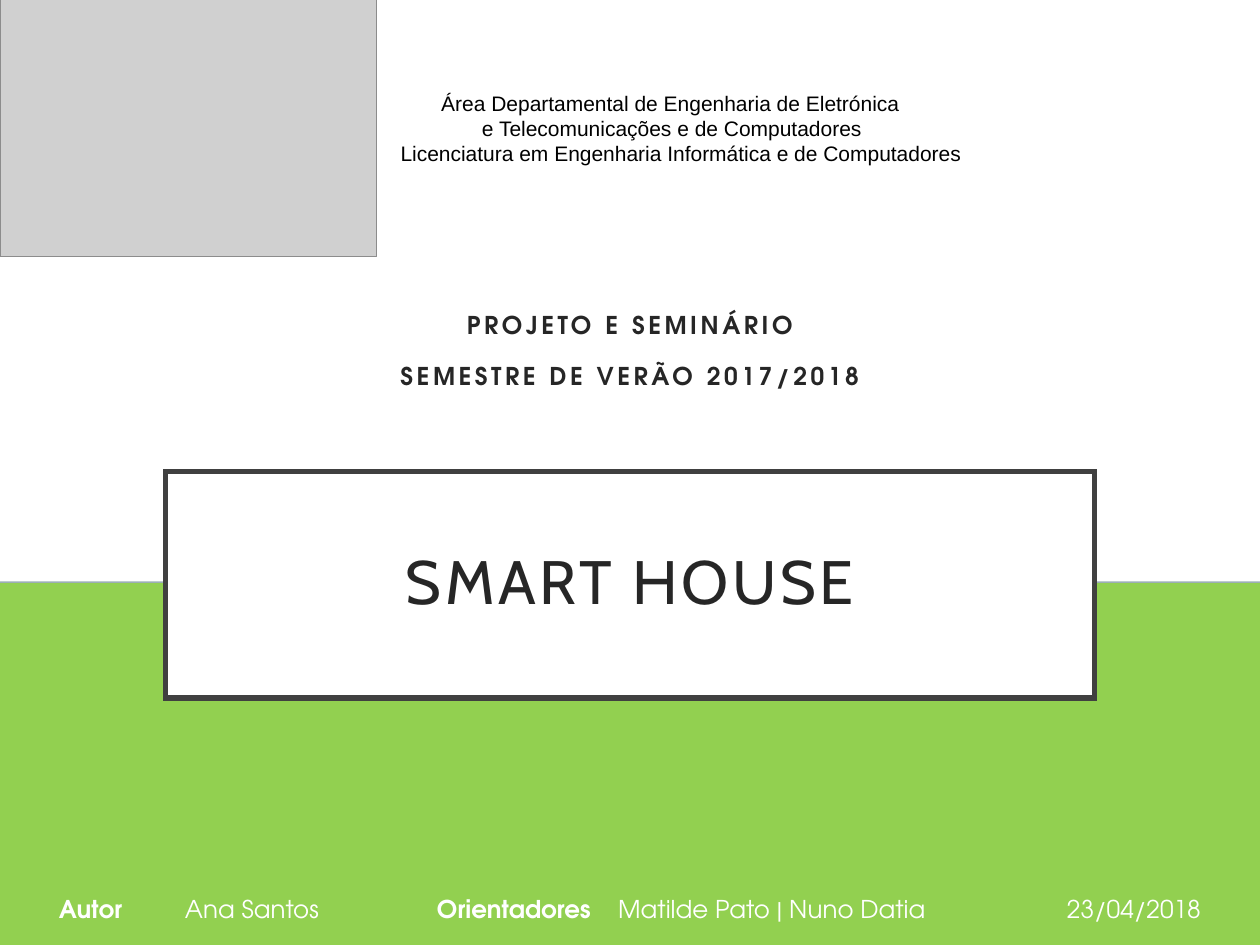
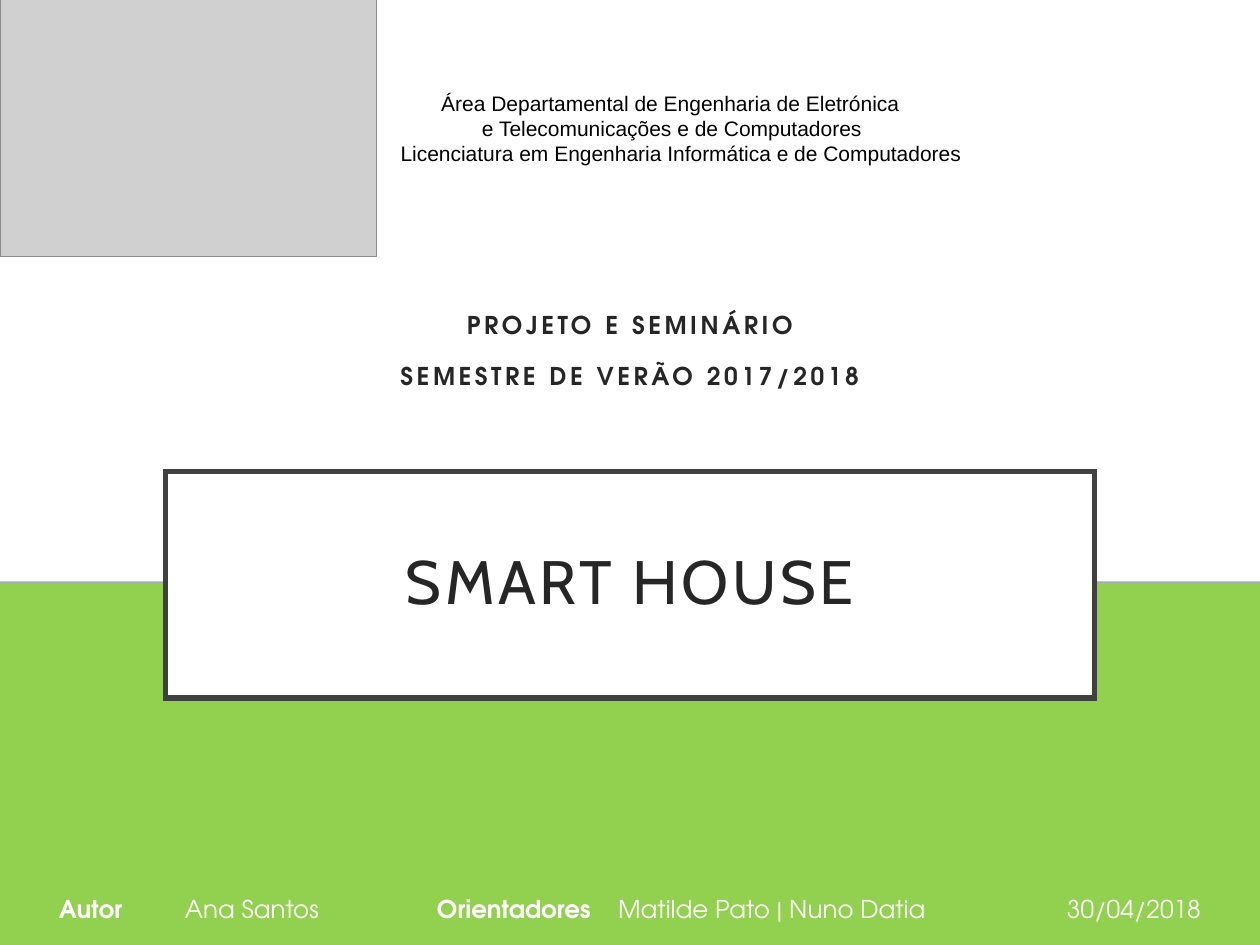
Before and after one commit to inesamil/projeto, a slide deck: slide 1 of Documentos/4. Apresentação Individual/Ana/Apresentação.pptx. Drawn at 1260x945 pixels with LibreOffice and Linux fonts; fonts in the diff are those of the drawing; grey boxes stand for pictures. Boxes give left, top, right and bottom in pixels: in the first picture for what was removed or moved away, otherwise in the second. Text is boxed around its words. In the diff, an @@ line names an element or a change of style, - is before the commit and + after.

```diff
--- a/Documentos/4. Apresentação Individual/Ana/Apresentação.pptx
+++ b/Documentos/4. Apresentação Individual/Ana/Apresentação.pptx
@@ text at (59, 899, 1201, 922): text changed @@
-Autor Ana Santos Orientadores Matilde Pato | Nuno Datia 23/04/2018
+Autor Ana Santos Orientadores Matilde Pato | Nuno Datia 30/04/2018
```
Also in this commit, not shown: 3 other slides changed, 1 slide added, 1 slide removed, 3 other files.
